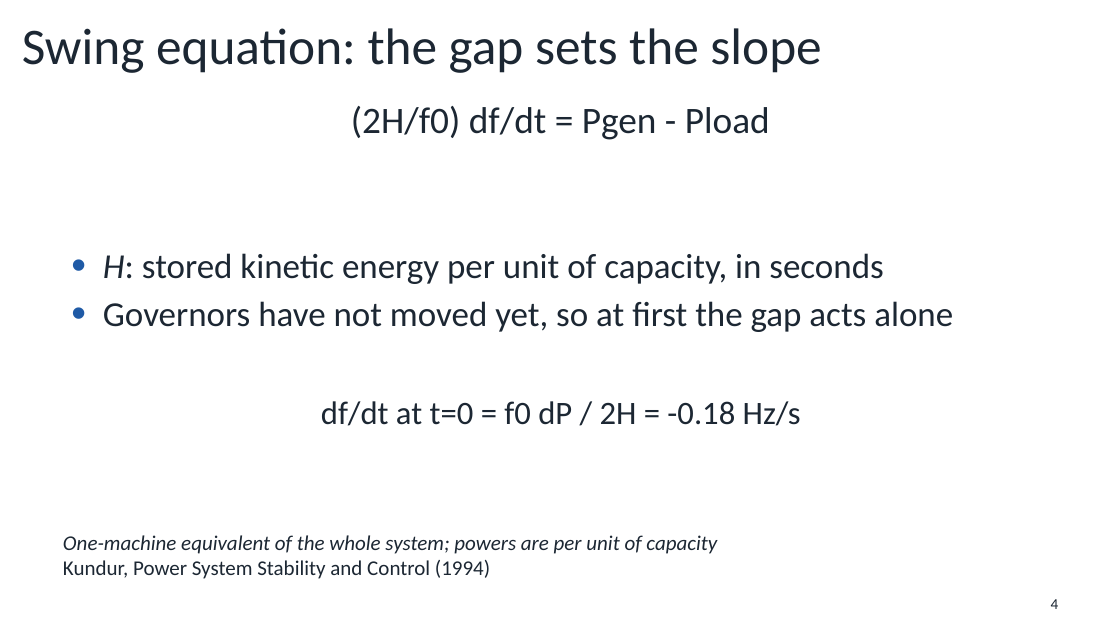
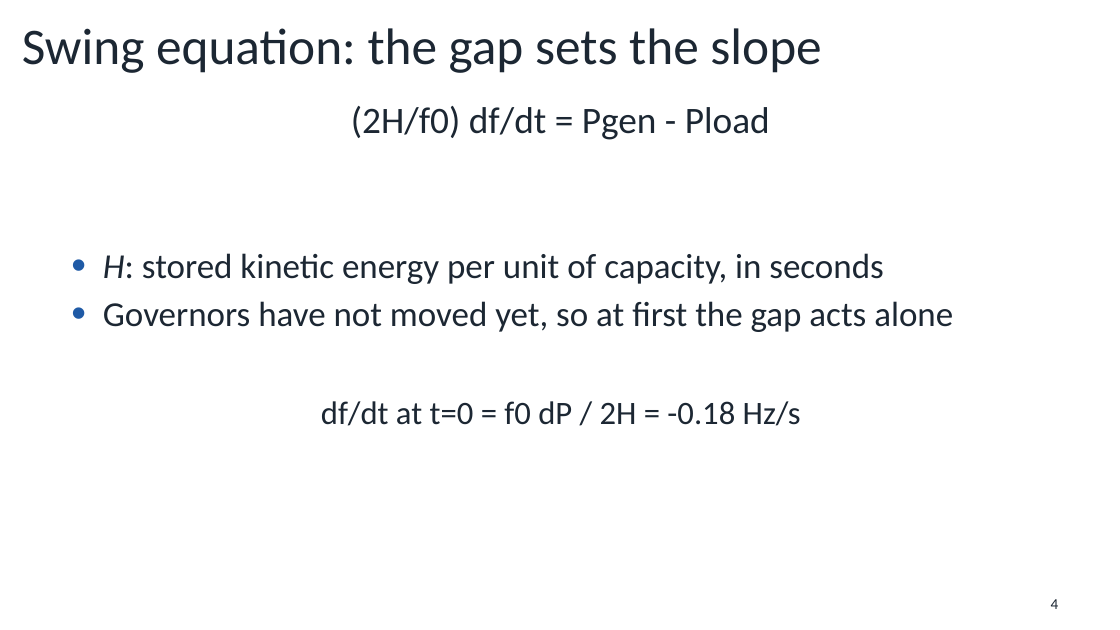
Before and after one commit to willowhughes/powerpoint, a slide deck: slide 4 of examples/grid_frequency.pptx. Drawn at 1120x630 pixels with LibreOffice and Linux fonts; fonts in the diff are those of the drawing. Boxes give left, top, right and bottom in pixels: in the first picture for what was removed or moved away, otherwise in the second. Text is boxed around its words. In the diff, an @@ line names an element or a change of style, - is before the commit and + after.

```diff
--- a/examples/grid_frequency.pptx
+++ b/examples/grid_frequency.pptx
@@ text removed at [63,535,717,579] @@
-One-machine equivalent of the whole system; powers are per unit of capacity
-Kundur, Power System Stability and Control (1994)
```
Also in this commit, not shown: 7 other slides changed, 3 other files.
